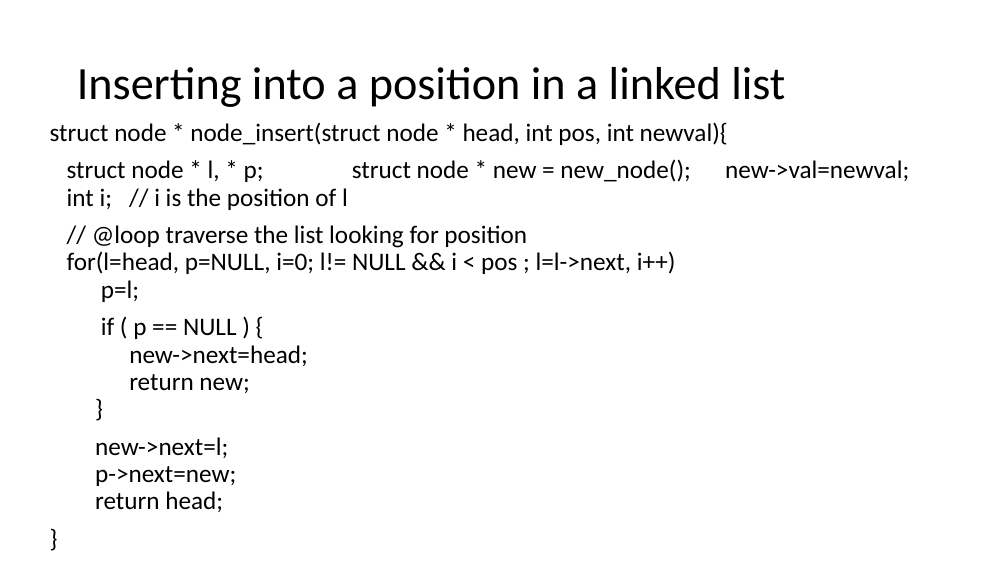
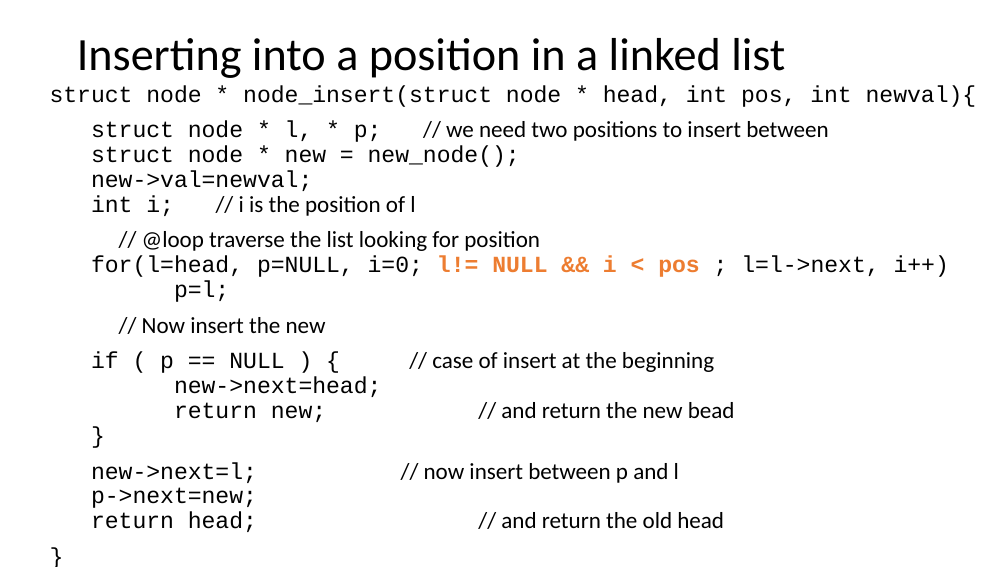
Before and after one commit to rbadrinath/FCP, a slide deck: slide 8 of slides/14-LinkedLists.pptx. Drawn at 1008x567 pixels with LibreOffice and Linux fonts; fonts in the diff are those of the drawing. Boxes give left, top, right and bottom in pixels: in the first picture for what was removed or moved away, otherwise in the second. Text is boxed around its words. In the diff, an @@ line names an element or a change of style, - is before the commit and + after.

```diff
--- a/slides/14-LinkedLists.pptx
+++ b/slides/14-LinkedLists.pptx
@@ title "Inserting into a position in ...": place and size @@
-title "Inserting into a position in ..." at [77,67,785,107]
+title "Inserting into a position in ..." at [77,38,785,78]
@@ text "struct node * node_insert(struct node ...": place and size @@
-text "struct node * node_insert(struct node ..." at [50,122,909,512]
+text "struct node * node_insert(struct node ..." at [50,85,977,532]
@@ text at [50,85,977,302]: size 24 to 22 pt in "struct node * node_insert(struct node * head, ...", "// @loop traverse the list looking for ...", "}"; font Calibri to Courier New in "struct node * node_insert(struct node * head, ...", "for(l=head, p=NULL, i=0; l!= NULL && i ...", "}"; text colour #000000 to #ED7D31, bold on in "l!= NULL && i < pos" @@
@@ text at [91,121,828,216]: text changed; size 24 to 22 pt; font Calibri to Courier New @@
-struct node * l, * p; struct node * new = new_node(); new->val=newval;
-int i; // i is the position of l
+struct node * l, * p; // we need two positions to insert between
+struct node * new = new_node();
+new->val=newval;
+int i; // i is the position of l
@@ text at [91,317,724,532]: text changed; size 24 to 22 pt @@
-if ( p == NULL ) {
-new->next=head;
-return new;
-}
-new->next=l;
-p->next=new;
-return head;
+// Now insert the new
+if ( p == NULL ) { // case of insert at the beginning
+new->next=head;
+return new; // and return the new bead
+}
+new->next=l; // now insert between p and l
+p->next=new;
+return head; // and return the old head
```
Also in this commit, not shown: 5 other slides changed, 1 other file.
